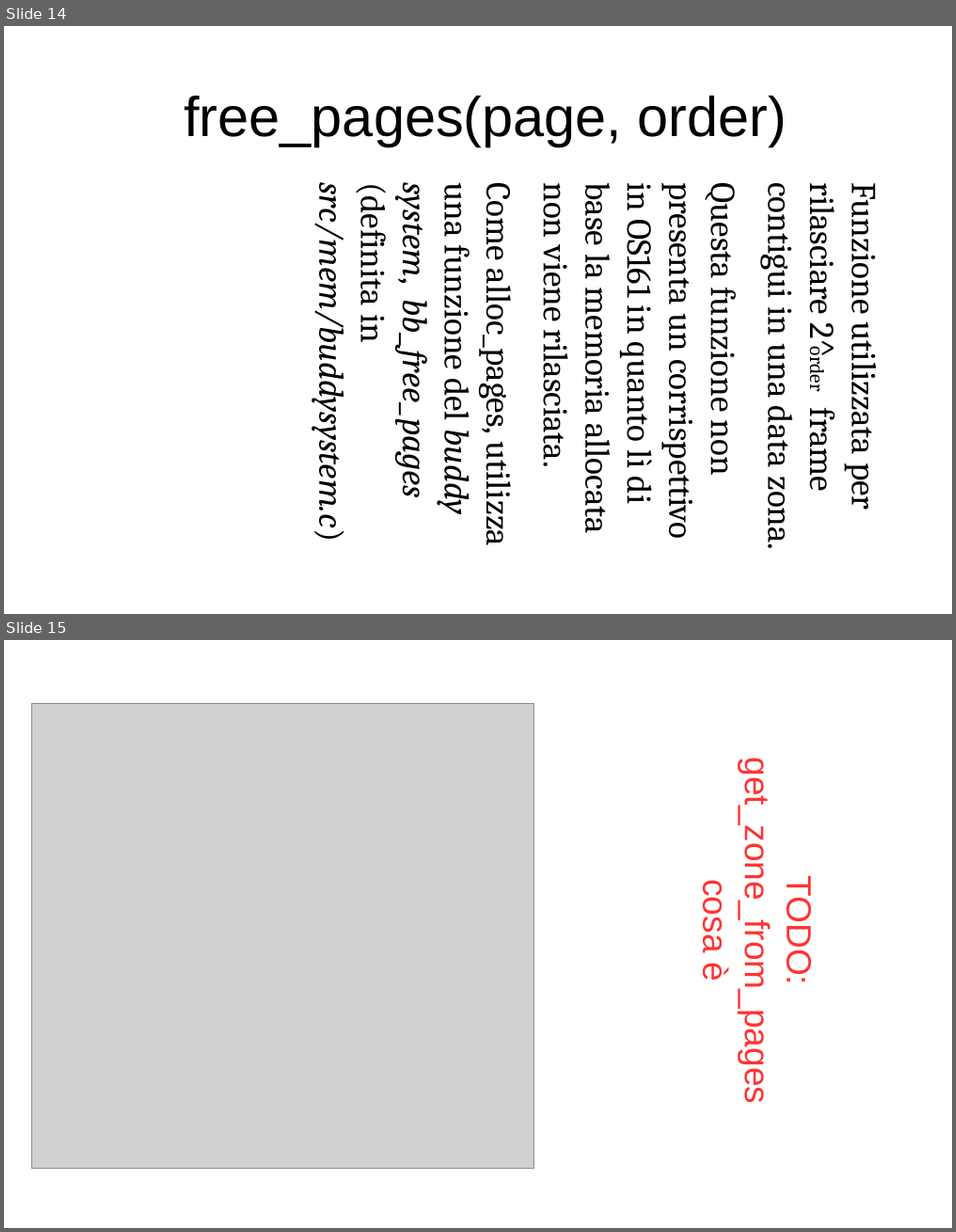
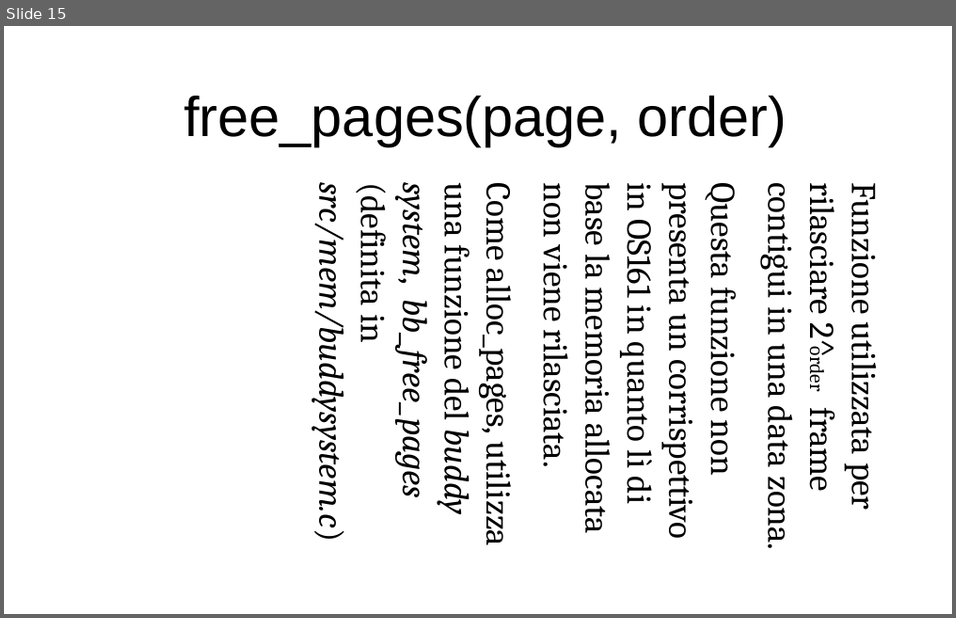
Before and after one commit to ProgrammazioneDiSistema2023-IA-ZZ/Group04, a slide deck: MentOS - Gestione Memoria.odp. Shown one above the other, each under a label of ours: slides 14 and 15 before the commit, slide 15 after it. The pictures are 956x1232 and 956x618 pixels, drawn with LibreOffice and Linux fonts; fonts in the diff are those of the drawing; grey boxes stand for pictures. Boxes give left, top, right and bottom in pixels: in the first picture for what was removed or moved away, otherwise in the second. Text is boxed around its words. In the diff, an @@ line names an element or a change of style, - is before the commit and + after.

```diff
--- a/MentOS - Gestione Memoria.odp
+++ b/MentOS - Gestione Memoria.odp
@@ slide 15 removed at (x1=4, y1=640, x2=952, y2=1228), background #FFFFFF @@
@@ picture removed at (x1=31, y1=703, x2=533, y2=1167) @@
@@ subtitle removed at (x1=696, y1=791, x2=817, y2=1093) @@
-TODO: get_zone_from_pages cosa è
@@ what was slide 14 is now slide 15 @@
```
Also in this commit, not shown: 5 slides changed, 14 slides added, 2 other slides removed.
